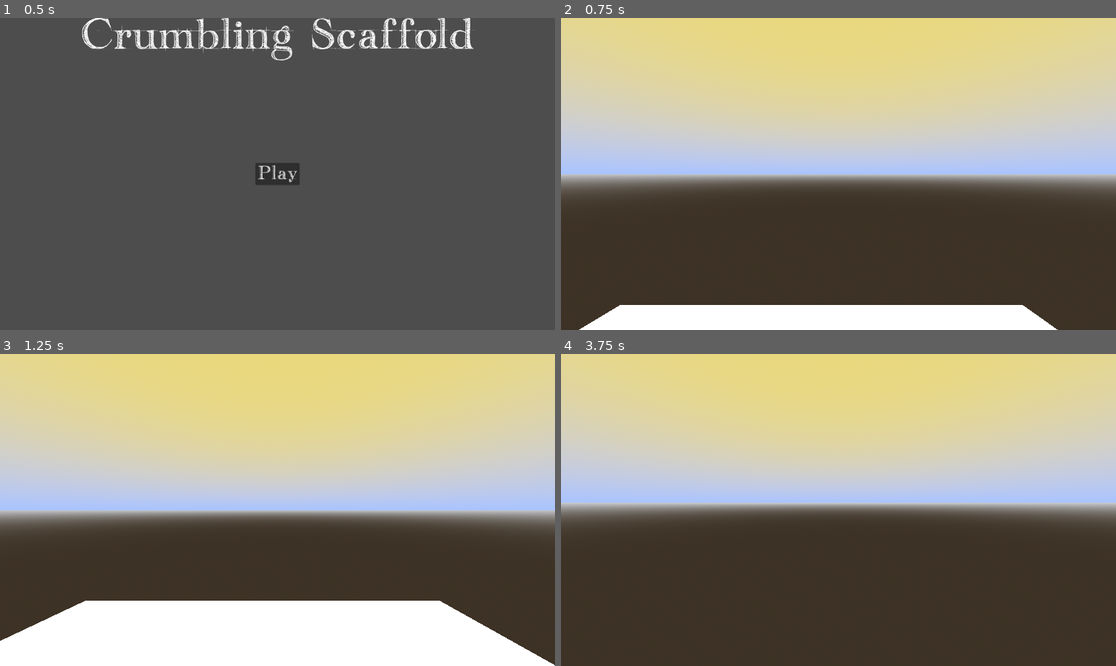
Above: before the commit, frames 1-4 (two rows, left to right).
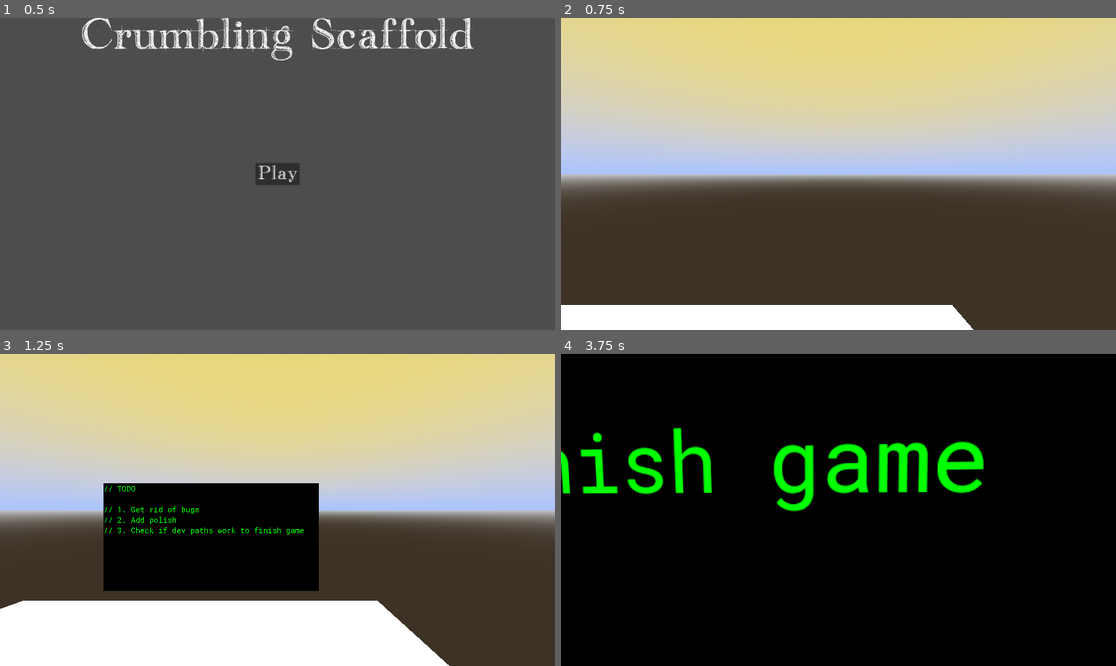
Above: after the commit, the same moments.

Repository: CodeOS99/CrumblingFramework
Game: Godot game, scene res://scenes/main_menu.tscn
Same seed, same stepped clock (60 frames per second), same inputs: the game is played once before the commit and once after it.
Inputs (mouse positions are in pixels of both pictures, inside the frame that each line leads up to):
- Up to frame 1 (0.5 s): no input
- Up to frame 2 (0.75 s): click "Play" at 0.5 s
- Up to frame 3 (1.25 s): no input
- Up to frame 4 (3.75 s): tap Enter at 1.25 s; move the mouse to (866, 510) at 1.27 s; hold Shift (sprint) 1.28-2.03 s; hold W (up) from 1.28 s (still down); tap Space (jump) at 1.52, 2.27 s; move the mouse to (810, 510) at 2.02 s; tap Alt at 2.1, 3.6 s; move the mouse to (849, 503) at 2.77 s; hold Shift (sprint) 2.78-3.53 s; move the mouse to (832, 516) at 3.52 s

Frame 1 is identical in both runs. In frame 2, 1.7% of the frame differs, in the area x 0-90%, y 91-100%; in frame 3, 18%; in frame 4, 100%, in the area x 0-100%, y 0-100%.

Commit message:
added a giant todo list for the player

Diff:
--- a/scenes/main_game.tscn
+++ b/scenes/main_game.tscn
@@ -1,6 +1,7 @@
-[gd_scene load_steps=7 format=3 uid="uid://csh7mpin7pig6"]
+[gd_scene load_steps=11 format=3 uid="uid://csh7mpin7pig6"]
 
 [ext_resource type="PackedScene" uid="uid://va5r6sdd2y6c" path="res://scenes/player.tscn" id="1_d1c0c"]
+[ext_resource type="FontFile" uid="uid://cg3m37bqjb0b4" path="res://assets/fonts/RobotoMono-Regular.ttf" id="2_fgkx8"]
 
 [sub_resource type="ProceduralSkyMaterial" id="ProceduralSkyMaterial_4h7yt"]
 sky_top_color = Color(0.835235, 0.73255, 0.366848, 1)
@@ -21,6 +22,16 @@
 [sub_resource type="BoxShape3D" id="BoxShape3D_aqklh"]
 size = Vector3(30, 0.45, 30)
 
+[sub_resource type="FastNoiseLite" id="FastNoiseLite_pfwrm"]
+
+[sub_resource type="NoiseTexture2D" id="NoiseTexture2D_ts444"]
+width = 1
+height = 1
+noise = SubResource("FastNoiseLite_pfwrm")
+
+[sub_resource type="ViewportTexture" id="ViewportTexture_cv11a"]
+viewport_path = NodePath("SubViewport")
+
 [node name="MainGame" type="Node3D"]
 
 [node name="WorldEnvironment" type="WorldEnvironment" parent="."]
@@ -31,7 +42,7 @@
 shadow_enabled = true
 
 [node name="Player" parent="." instance=ExtResource("1_d1c0c")]
-transform = Transform3D(1, 0, 0, 0, 1, 0, 0, 0, 1, 1.18917, 7.61285, -0.179385)
+transform = Transform3D(1, 0, 0, 0, 1, 0, 0, 0, 1, 6.45046, 7.61285, -0.179385)
 
 [node name="StaticBody3D" type="StaticBody3D" parent="."]
 
@@ -41,3 +52,30 @@
 
 [node name="CollisionShape3D" type="CollisionShape3D" parent="StaticBody3D"]
 shape = SubResource("BoxShape3D_aqklh")
+
+[node name="SubViewport" type="SubViewport" parent="."]
+size = Vector2i(2127, 1062)
+
+[node name="TextureRect" type="TextureRect" parent="SubViewport"]
+anchors_preset = 15
+anchor_right = 1.0
+anchor_bottom = 1.0
+grow_horizontal = 2
+grow_vertical = 2
+texture = SubResource("NoiseTexture2D_ts444")
+
+[node name="Label" type="Label" parent="SubViewport"]
+offset_right = 315.0
+offset_bottom = 100.0
+theme_override_colors/font_color = Color(0, 1, 0, 1)
+theme_override_fonts/font = ExtResource("2_fgkx8")
+theme_override_font_sizes/font_size = 75
+text = "// TODO
+
+// 1. Get rid of bugs
+// 2. Add polish
+// 3. Check if dev paths work to finish game"
+
+[node name="Sprite3D" type="Sprite3D" parent="."]
+transform = Transform3D(1, 0, 0, 0, 1, 0, 0, 0, 1, 0, 5.22916, -17.5125)
+texture = SubResource("ViewportTexture_cv11a")
Binary file added: assets/fonts/RobotoMono-Regular.ttf
Not shown, added: assets/fonts/RobotoMono-Regular.ttf.import
Not shown, changed: README.md
